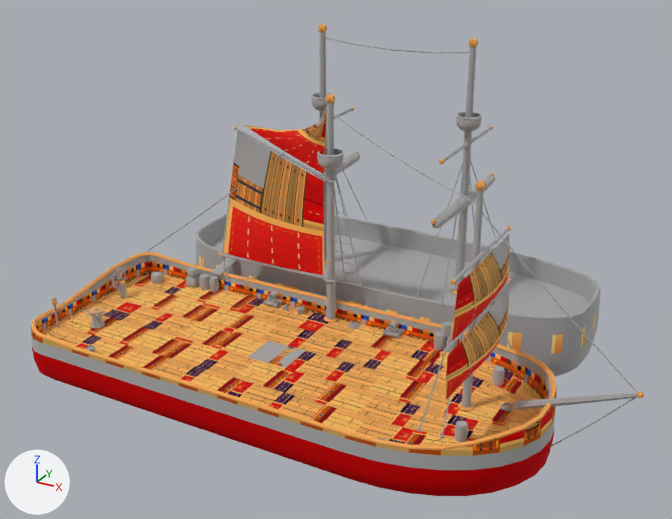
Two versions of the glTF model art/props/deck_arena.glb, one commit apart.
Before and after are seen from a 50 mm lens placed at (24.3, -37.5, 25.1), pointed at (1.7, 3.7, 4.6). The axes (+X, +Y, +Z) are drawn at lower left. The lights are the same throughout. The older version comes first. Where no turn or scale is listed for an object, it has been applied to the vertices. Vertices at exactly the same position are counted once.

Names of what the first picture shows: 'Deck', 'SailEnemy1', 'SailFore0', 'SailFore1', 'SailMain', 'SailTop' and 1 more.
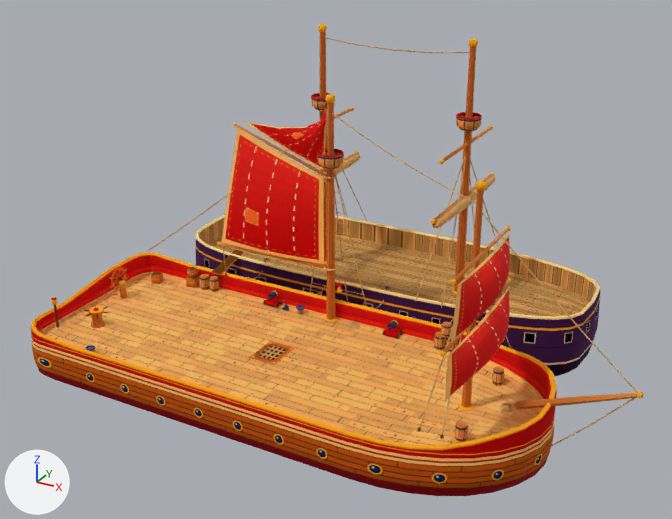
Where the change shows, as pixel boxes (x1, y1, x2, y2) in the pictures (672 x 519 px; the box of a moved part takes in the faces that stretch with it):
'SailMain', reshaped, moved, rescaled: before (222, 131, 324, 275); after (221, 127, 324, 264)
'SailFore0', moved, rescaled: (445, 286, 510, 401) in both
'SailFore1', moved, rescaled: before (451, 234, 509, 342); after (451, 235, 510, 342)
'SailTop', reshaped, moved, rescaled: before (245, 110, 326, 174); after (245, 110, 326, 171)
part 1 of me_deck, moved or reshaped: before (220, 253, 327, 280); after (219, 242, 327, 269)
part 2 of me_deck, moved or reshaped: before (323, 277, 337, 282); after (324, 266, 337, 271)
part 3 of me_deck, moved or reshaped: before (234, 126, 327, 180); after (234, 123, 327, 177)
part 4 of me_deck, added (orange): after (209, 311, 327, 397)
part 5 of me_deck, moved or reshaped: before (223, 257, 226, 274); after (213, 247, 235, 273)
part 6 of me_deck, surface changed: (31, 24, 643, 496) in both
part 7 of me_sailenemy1, surface changed (grey to orange): (432, 176, 495, 228) in both

Patch to the scene script:
```diff
--- a/art/props/deck_arena.glb.py
+++ b/art/props/deck_arena.glb.py
@@ me_deck @@
-me_deck.from_pydata(...)  # 5759 vertices, 9919 faces; spans x -16.3..16.3, y -11.0..11.0, z -9.1..9.1
+me_deck.from_pydata(...)  # 5886 vertices, 10152 faces; spans x -16.3..16.3, y -11.0..11.0, z -9.1..9.1
+# me_deck part 1: the loose piece of 32 vertices spanning x -10.1..-2.4, y -0.5..-0.3, z -4.2..-4.0 is moved by (0.0, 0.0, 0.7)
+# me_deck part 2: the loose piece of 30 vertices spanning x -2.7..-1.9, y -0.7..0.0, z -4.1..-4.0 is moved by (0.0, 0.0, 0.7)
+# me_deck part 3: 44 vertices removed from x -8.5..-2.4, y -0.5..-0.3, z 1.9..4.1; 44 vertices added at x -8.5..-2.4, y -0.5..-0.3, z 2.1..4.4
+# me_deck part 4: 12 vertices added at x -3.9..-2.3, y -10.6..0.0, z -6.6
+# me_deck part 5: 5 vertices moved from x -10.5..-9.7, y -0.4..2.1, z -4.8..-4.1 to x -10.5..-9.7, y -0.4..2.1, z -4.8..-3.4
+# me_deck part 6: 9478 kept faces spanning x -16.3..16.3, y -11.0..11.0, z -9.1..9.1 get new texture (UV) coordinates
+# other edits to the shape of me_deck do not show in these pictures
 me_deck.materials.append(mat_wood)
@@ me_sailenemy1 @@
-me_sailenemy1.from_pydata(...)  # 74 vertices, 144 faces; spans x -0.36..0.36, y -4.64..4.64, z -0.36..0.36
+me_sailenemy1.from_pydata(...)  # 146 vertices, 288 faces; spans x -0.4..0.4, y -4.64..4.64, z -0.4..0.4
+# me_sailenemy1 part 7: 144 kept faces spanning x -0.36..0.36, y -4.64..4.64, z -0.36..0.36 get new texture (UV) coordinates
+# edits to the shape of me_sailenemy1 do not show in these pictures
 me_sailenemy1.materials.append(mat_sail)
@@ me_sailfore0 @@
 # used by ob_sailfore0; location = (11.83, 0.0, 3.9); scale = (4.1, 4.1, 4.1)
-me_sailfore0.from_pydata(...)  # 82 vertices, 160 faces; spans x -0.09..0.09, y -1.0..1.0, z -0.28..0.28
+me_sailfore0.from_pydata(...)  # 82 vertices, 160 faces; spans x 0.85..1.0, y -0.66..0.66, z 0.04..0.41
+# me_sailfore0 part 8: the whole mesh is scaled about its middle by (0.842, 0.661, 0.661), then moved by (0.93, 0.0, 0.22)
 me_sailfore0.materials.append(mat_sail)
@@ me_sailfore1 @@
 # used by ob_sailfore1; location = (11.78, 0.0, 6.85); scale = (3.8, 3.8, 3.8)
-me_sailfore1.from_pydata(...)  # 82 vertices, 160 faces; spans x -0.09..0.09, y -1.0..1.0, z -0.34..0.34
+me_sailfore1.from_pydata(...)  # 82 vertices, 160 faces; spans x 0.87..1.0, y -0.62..0.62, z 0.24..0.66
+# me_sailfore1 part 9: the whole mesh is scaled about its middle by (0.767, 0.62, 0.62), then moved by (0.94, 0.0, 0.45)
 me_sailfore1.materials.append(mat_sail)
@@ me_sailmain @@
 # used by ob_sailmain; location = (-3.42, 4.67, 6.62); scale = (3.92, 3.92, 3.92)
-me_sailmain.from_pydata(...)  # 128 vertices, 252 faces; spans x -0.91..0.91, y -0.08..0.08, z -1.0..1.0
+me_sailmain.from_pydata(...)  # 142 vertices, 280 faces; spans x -0.67..0.67, y 0.37..0.53, z -0.37..1.0
+# me_sailmain part 10: 128 vertices removed from x -0.91..0.91, y -0.08..0.08, z -1.0..1.0; 142 vertices added at x -0.67..0.67, y 0.37..0.53, z -0.37..1.0
 me_sailmain.materials.append(mat_sail)
@@ me_sailtop @@
 # used by ob_sailtop; location = (-2.33, 4.81, 10.72); scale = (2.67, 2.67, 2.67)
-me_sailtop.from_pydata(...)  # 44 vertices, 84 faces; spans x -1.0..1.0, y -0.06..0.06, z -0.7..0.7
+me_sailtop.from_pydata(...)  # 44 vertices, 84 faces; spans x -0.42..0.42, y 0.36..0.43, z 0.44..1.0
+# me_sailtop part 11: the whole mesh is multiplied about its middle by the matrix ((0.425, -0.001, 0.0), (0.0, 0.548, 0.001), (-0.009, -0.002, 0.402)), then moved by (0.0, 0.39, 0.73)
 me_sailtop.materials.append(mat_sail)
@@ ob_sailfore0 @@
 ob_sailfore0 = bpy.data.objects.new('SailFore0', me_sailfore0)
-ob_sailfore0.location = (11.83, 0.0, 3.9)
-ob_sailfore0.scale = (4.1, 4.1, 4.1)
+ob_sailfore0.location = (6.2, 0.0, 2.52)
+ob_sailfore0.scale = (6.2, 6.2, 6.2)
@@ ob_sailfore1 @@
 ob_sailfore1 = bpy.data.objects.new('SailFore1', me_sailfore1)
-ob_sailfore1.location = (11.78, 0.0, 6.85)
-ob_sailfore1.scale = (3.8, 3.8, 3.8)
+ob_sailfore1.location = (6.13, 0.0, 4.08)
+ob_sailfore1.scale = (6.13, 6.13, 6.13)
@@ ob_sailmain @@
 ob_sailmain = bpy.data.objects.new('SailMain', me_sailmain)
-ob_sailmain.location = (-3.42, 4.67, 6.62)
-ob_sailmain.scale = (3.92, 3.92, 3.92)
+ob_sailmain.location = (-3.42, 2.13, 5.38)
+ob_sailmain.scale = (5.38, 5.38, 5.38)
@@ ob_sailtop @@
 ob_sailtop = bpy.data.objects.new('SailTop', me_sailtop)
-ob_sailtop.location = (-2.33, 4.81, 10.72)
-ob_sailtop.scale = (2.67, 2.67, 2.67)
+ob_sailtop.location = (-2.33, 2.29, 6.3)
+ob_sailtop.scale = (6.3, 6.3, 6.3)
```
